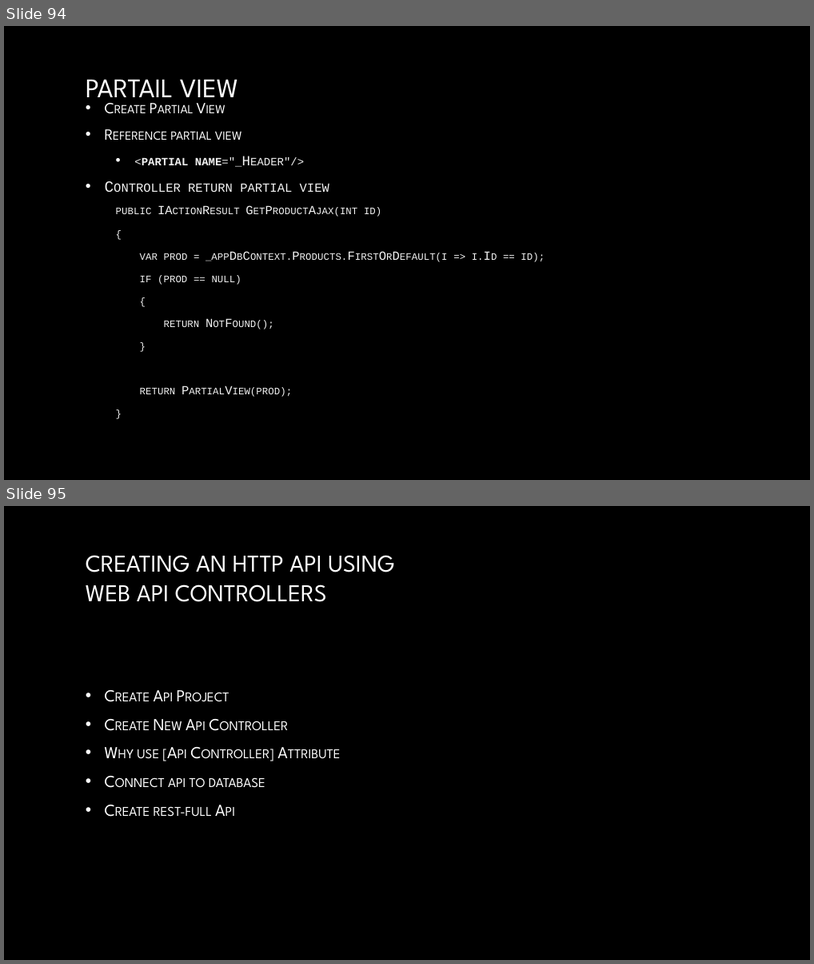
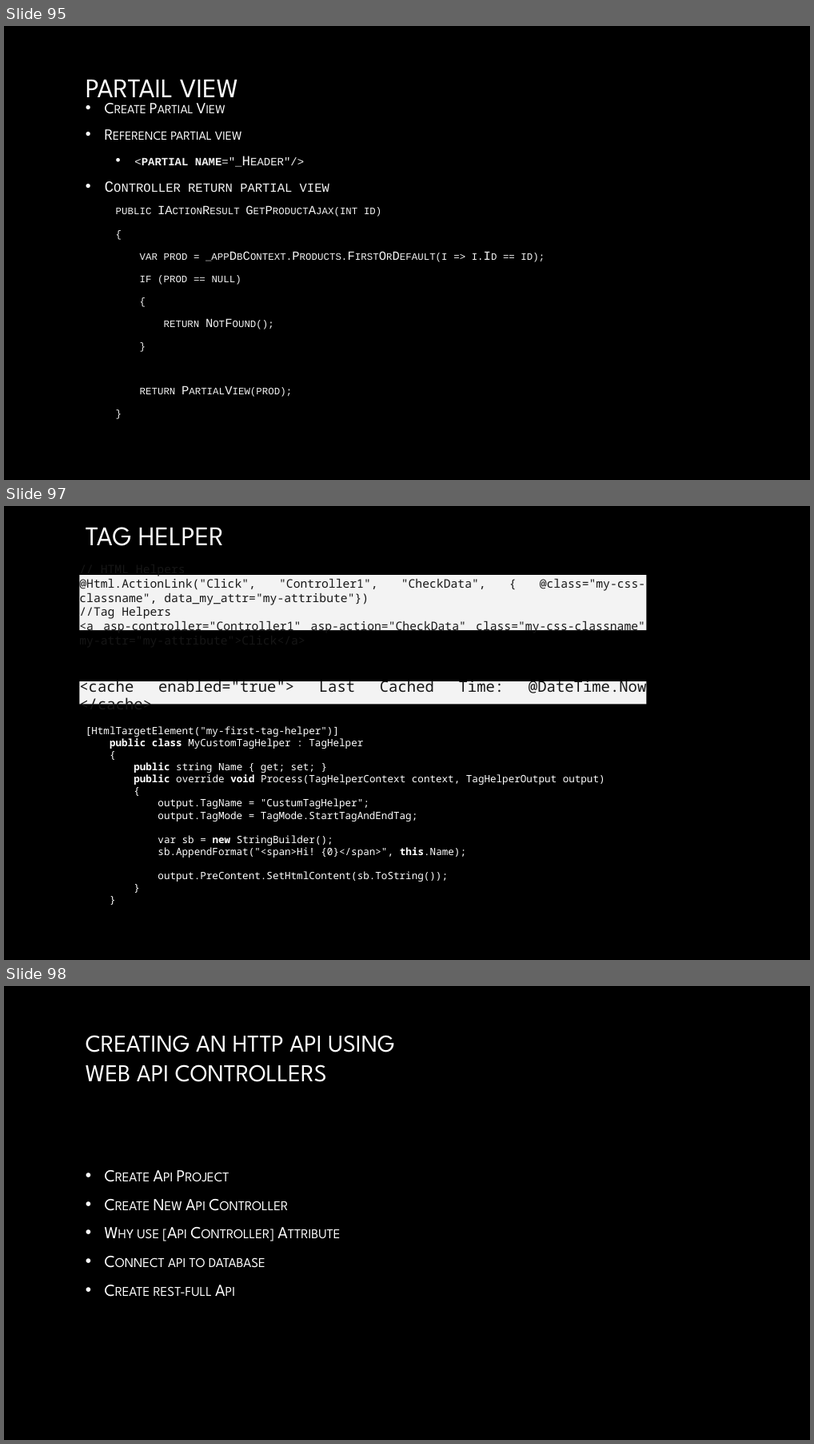
Before and after one commit to samercs/Asp.Net-Traning, a slide deck: Asp.Net-2023.pptx. Shown one above the other, each under a label of ours: slides 94 and 95 before the commit, slides 95, 97 and 98 after it; the slides between them are not shown. The pictures are 814x964 and 814x1444 pixels, drawn with LibreOffice and Linux fonts; fonts in the diff are those of the drawing; background and template pictures are left out. Boxes give left, top, right and bottom in pixels: in the first picture for what was removed or moved away, otherwise in the second. Text is boxed around its words. In the diff, an @@ line names an element or a change of style, - is before the commit and + after.

```diff
--- a/Asp.Net-2023.pptx
+++ b/Asp.Net-2023.pptx
@@ slide 97 added at <box>4,506,810,960</box>, background picture (left out) @@
@@ title added at <box>86,527,224,546</box>, 32 pt, text gradient #FFFFFF to #A6A6A6 @@
+TAG HELPER
@@ text added at <box>80,572,647,633</box>, fill #F3F3F3, 14 pt, text #161616 @@
+// HTML Helpers
+@Html.ActionLink("Click", "Controller1", "CheckData", { @class="my-css-classname", data_my_attr="my-attribute"})
+//Tag Helpers
+<a asp-controller="Controller1" asp-action="CheckData" class="my-css-classname" my-attr="my-attribute">Click</a>
@@ rectangle added at <box>80,681,647,704</box>, fill #F3F3F3, 18 pt, text #161616 @@
+<cache enabled="true"> Last Cached Time: @DateTime.Now </cache>
@@ text added at <box>86,726,606,881</box>, 12 pt, text #FFFFFF @@
+[HtmlTargetElement("my-first-tag-helper")]
+public class MyCustomTagHelper : TagHelper
+{
+public string Name { get; set; }
+public override void Process(TagHelperContext context, TagHelperOutput output)
+{
+output.TagName = "CustumTagHelper";
+output.TagMode = TagMode.StartTagAndEndTag;
+var sb = new StringBuilder();
+sb.AppendFormat("<span>Hi! {0}</span>", this.Name);
+output.PreContent.SetHtmlContent(sb.ToString());
+}
+}
@@ what was slide 94 is now slide 95 @@
@@ what was slide 95 is now slide 98 @@
```
Also in this commit, not shown: 1 slide changed, 2 other slides added.
